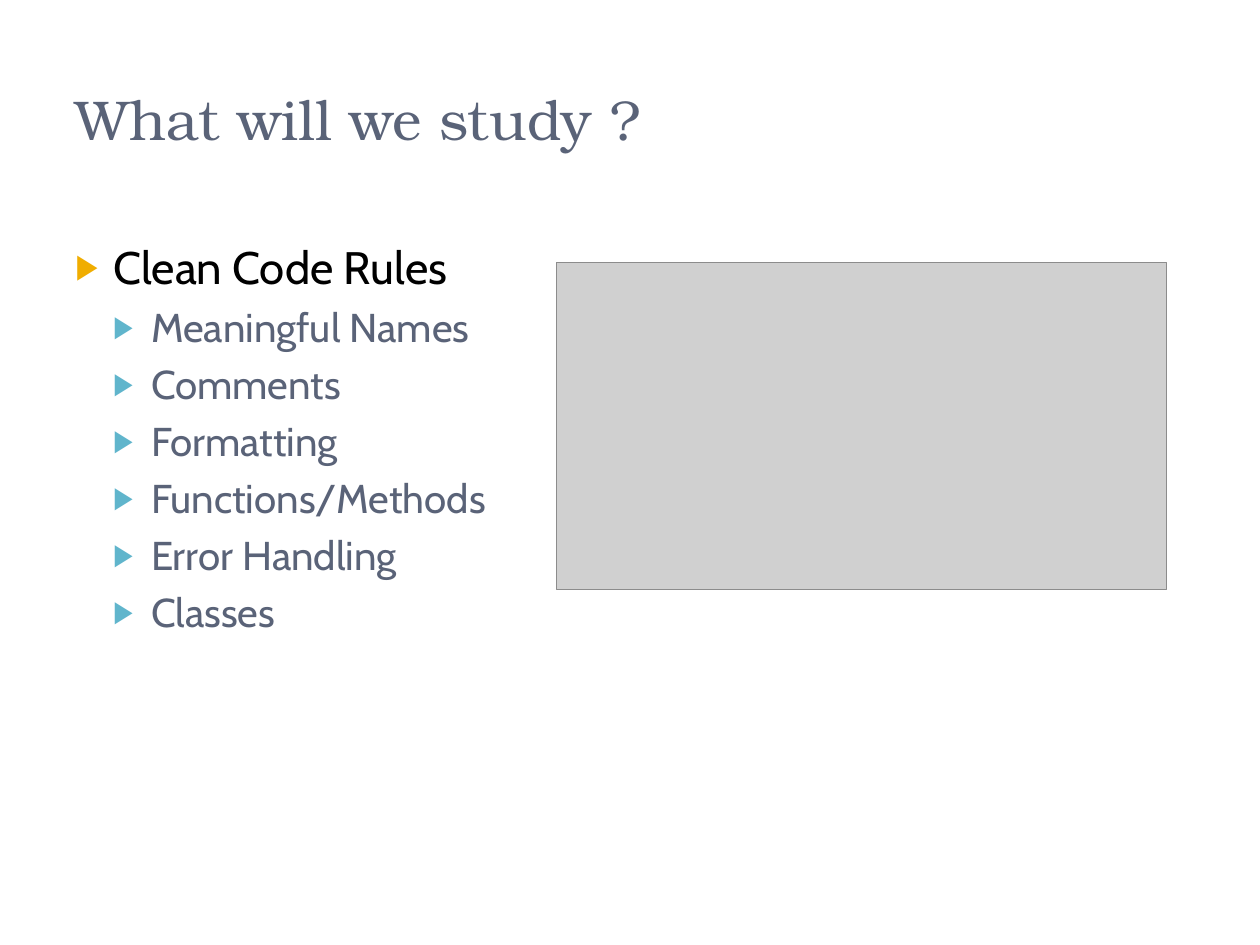
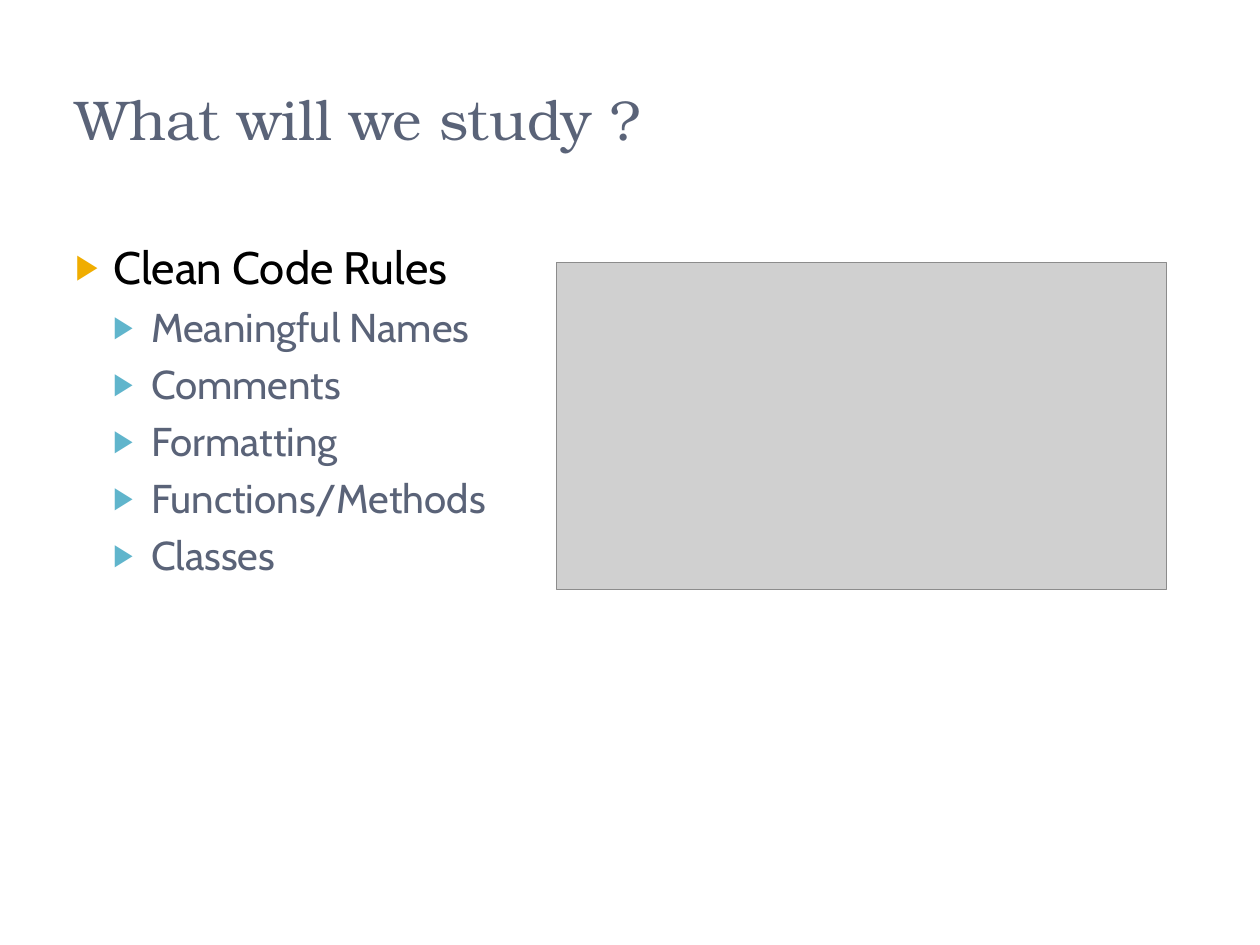
Before and after one commit to zarras/mye004-slides, a slide deck: slide 3 of soft-dev-2-intro.pptx. Drawn at 1260x945 pixels with LibreOffice and Linux fonts; fonts in the diff are those of the drawing; grey boxes stand for pictures. Boxes give left, top, right and bottom in pixels: in the first picture for what was removed or moved away, otherwise in the second. Text is boxed around its words. In the diff, an @@ line names an element or a change of style, - is before the commit and + after.

```diff
--- a/soft-dev-2-intro.pptx
+++ b/soft-dev-2-intro.pptx
@@ text at box(151, 540, 396, 580): paragraph removed @@
-  ▶ Error Handling
```
Also in this commit, not shown: 2 other slides changed, 1 other file.
